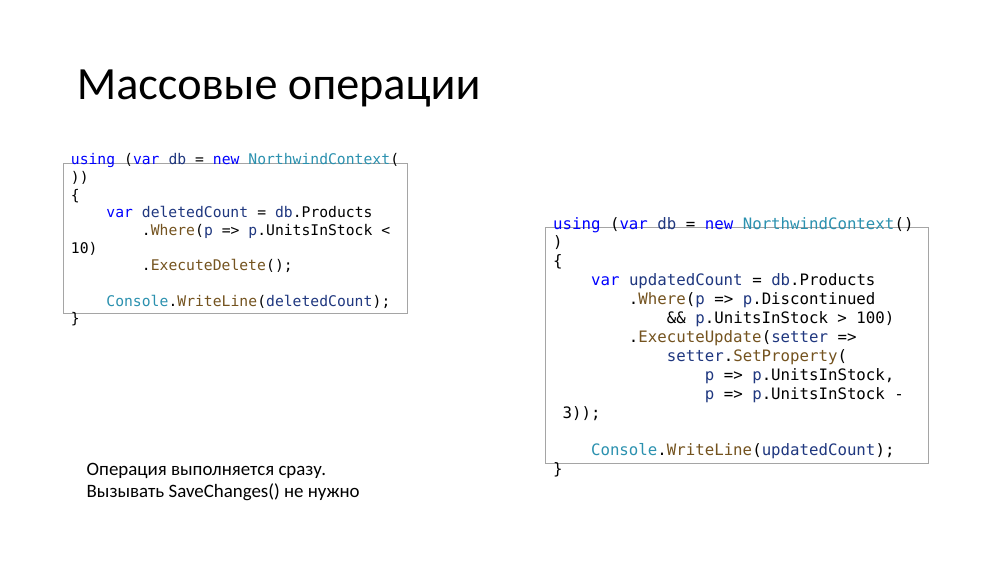
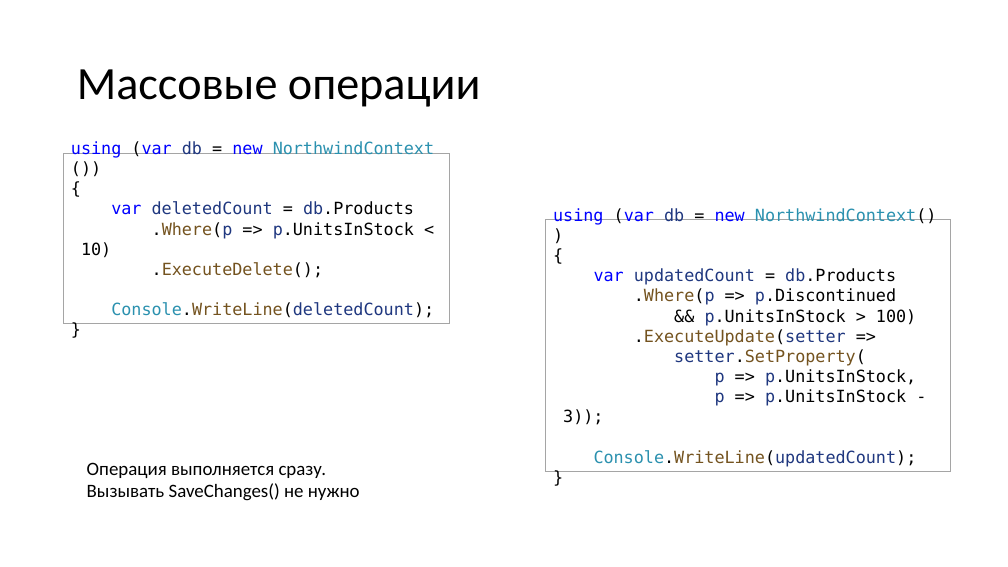
Before and after one commit to MihailRomanov/asp_net_course_2024, a slide deck: slide 57 of Modules/02. Some standard libraries/02. ADO.Net and ORMs/04. EF Core.pptx. Drawn at 1008x567 pixels with LibreOffice and Linux fonts; fonts in the diff are those of the drawing. Boxes give left, top, right and bottom in pixels: in the first picture for what was removed or moved away, otherwise in the second. Text is boxed around its words. In the diff, an @@ line names an element or a change of style, - is before the commit and + after.

```diff
--- a/Modules/02. Some standard libraries/02. ADO.Net and ORMs/04. EF Core.pptx
+++ b/Modules/02. Some standard libraries/02. ADO.Net and ORMs/04. EF Core.pptx
@@ rectangle "using (var db = new ...": place and size @@
-rectangle "using (var db = new ..." at box(64, 163, 408, 314)
+rectangle "using (var db = new ..." at box(64, 154, 450, 324)
@@ rectangle "using (var db = new ..." at box(64, 154, 450, 324): size 14 to 16 pt @@
@@ rectangle "using (var db = new ...": place and size @@
-rectangle "using (var db = new ..." at box(546, 228, 929, 464)
+rectangle "using (var db = new ..." at box(546, 220, 951, 472)
@@ rectangle "using (var db = new ..." at box(546, 220, 951, 472): size 15 to 16 pt @@
```
Also in this commit, not shown: 17 other slides changed.
